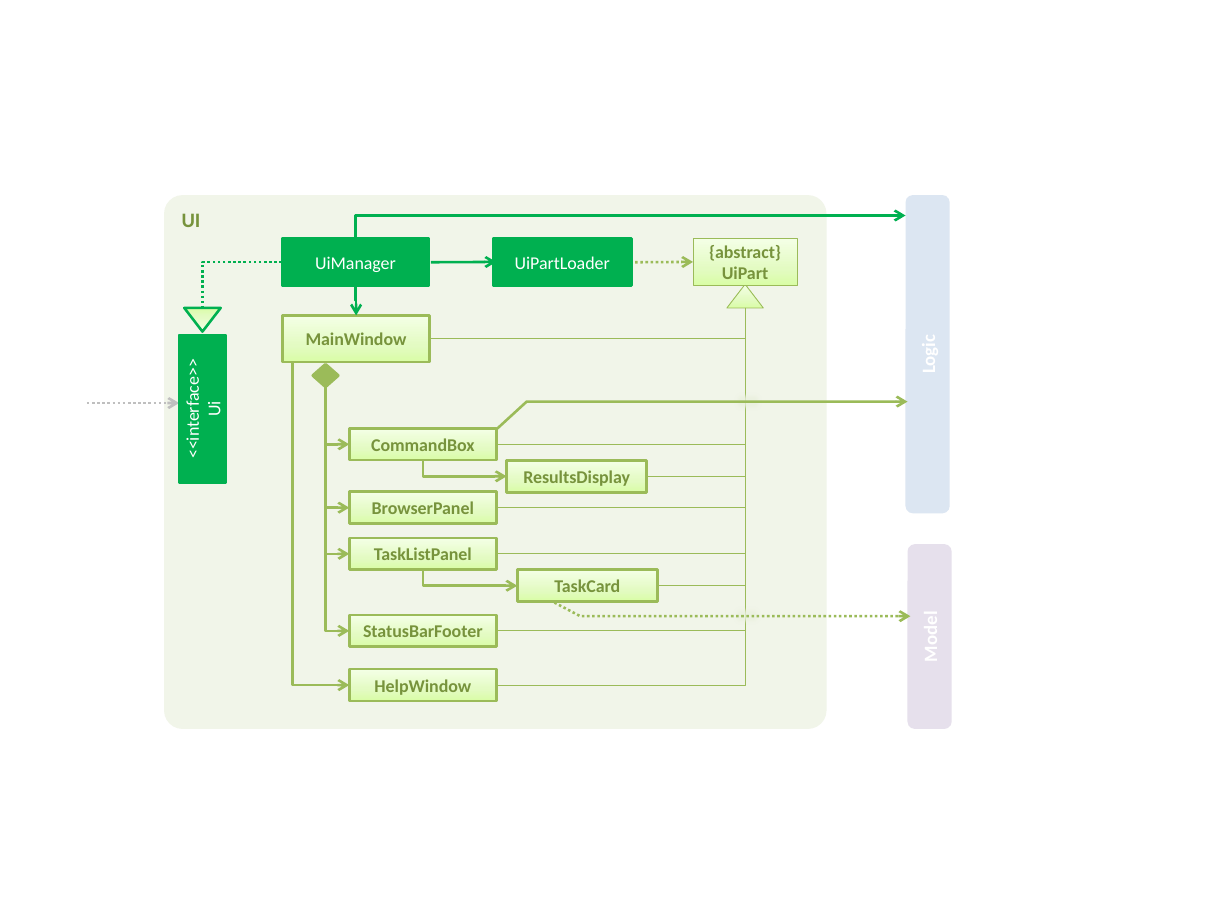
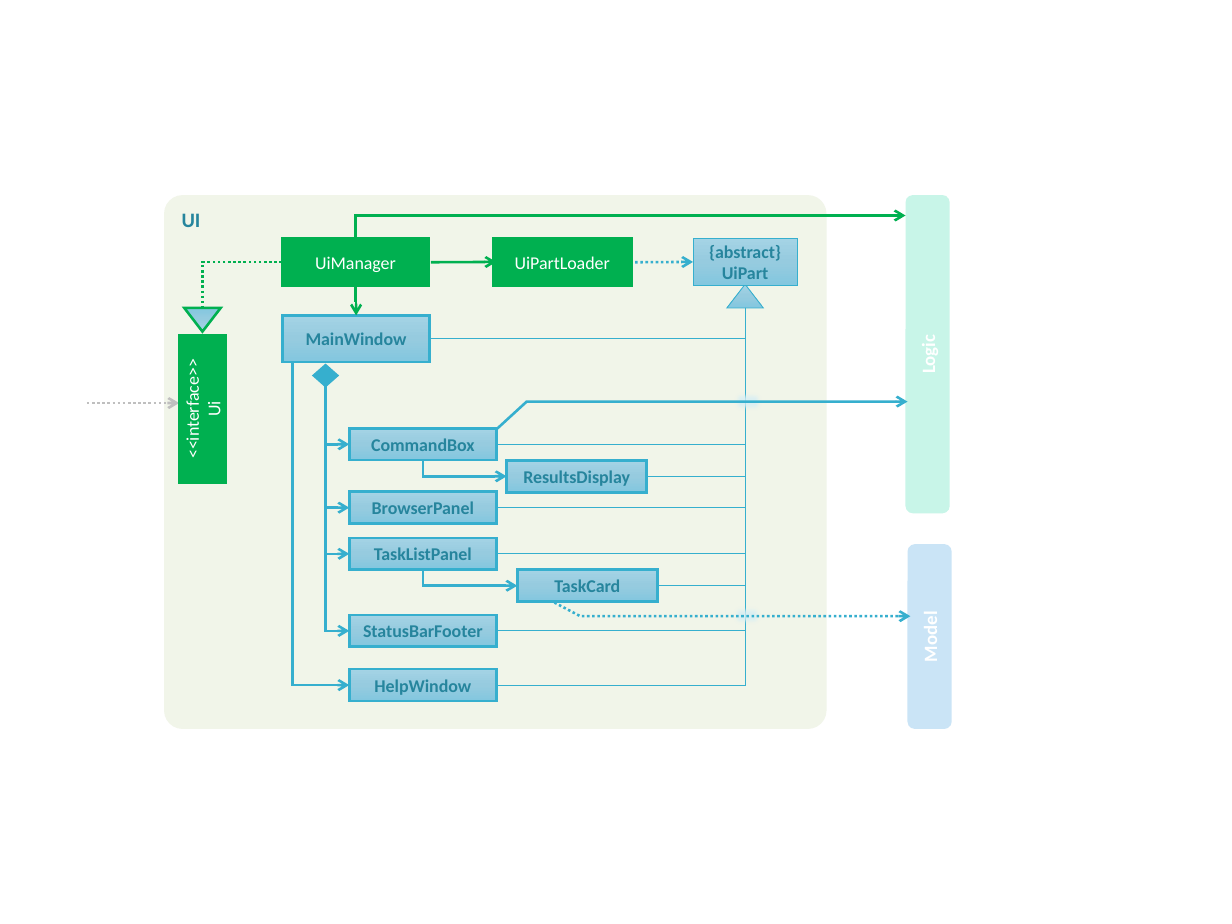
Before and after one commit to nus-cs2103-AY1617S1/addressbook-level4, a slide deck: slide 5 of docs/diagrams/Diagrams.pptx (slide 4 before the commit). Drawn at 1232x924 pixels with LibreOffice and Linux fonts; fonts in the diff are those of the drawing. Boxes give left, top, right and bottom in pixels: in the first picture for what was removed or moved away, otherwise in the second. Text is boxed around its words. In the diff, an @@ line names an element or a change of style, - is before the commit and + after.

```diff
--- a/docs/diagrams/Diagrams.pptx
+++ b/docs/diagrams/Diagrams.pptx
@@ rounded rectangle "UI" at [164,195,827,728]: text colour #77933C to #26859D @@
@@ rounded rectangle at [906,196,950,514]: fill #DCE6F2 to #C8F5E8 @@
@@ rectangle "{abstract} UiPart" at [694,239,797,286]: text colour #77933C to #26859D; fill gradient #DAFDA7 to #E4FCC2 to #F5FFE7 to gradient #A5D4E5 to #97CCE0 to #83C7DF; outline #9BBB59 0.5 pt to #36AFCE 0.5 pt @@
@@ arrow (636, 262) - (694, 262): stroke #9BBB59 1.5 pt dashed to #36AFCE 1.5 pt dashed @@
@@ triangle at [727,285,764,308]: fill gradient #DAFDA7 to #E4FCC2 to #F5FFE7 to gradient #A5D4E5 to #97CCE0 to #83C7DF; outline #9BBB59 0.5 pt to #36AFCE 0.5 pt @@
@@ triangle at [185,308,222,331]: fill gradient #DAFDA7 to #E4FCC2 to #F5FFE7 to gradient #A5D4E5 to #97CCE0 to #83C7DF @@
@@ elbow line (430, 339) - (745, 308): stroke #9BBB59 0.5 pt to #36AFCE 0.5 pt @@
@@ elbow line (745, 308) - (496, 508): stroke #9BBB59 0.5 pt to #36AFCE 0.5 pt @@
@@ elbow line (745, 308) - (496, 631): stroke #9BBB59 0.5 pt to #36AFCE 0.5 pt @@
@@ elbow line (745, 308) - (496, 685): stroke #9BBB59 0.5 pt to #36AFCE 0.5 pt @@
@@ elbow line (745, 308) - (496, 445): stroke #9BBB59 0.5 pt to #36AFCE 0.5 pt @@
@@ elbow line (745, 308) - (496, 554): stroke #9BBB59 0.5 pt to #36AFCE 0.5 pt @@
@@ elbow line (647, 477) - (745, 308): stroke #9BBB59 0.5 pt to #36AFCE 0.5 pt @@
@@ elbow line (745, 308) - (658, 585): stroke #9BBB59 0.5 pt to #36AFCE 0.5 pt @@
@@ elbow arrow (293, 362) - (350, 685): stroke #9BBB59 1.5 pt to #36AFCE 1.5 pt @@
@@ diamond at [313,365,338,387]: fill #9BBB59 to #36AFCE; outline #9BBB59 2 pt to #36AFCE 1 pt @@
@@ elbow arrow (325, 387) - (350, 445): stroke #9BBB59 1.5 pt to #36AFCE 1.5 pt @@
@@ elbow arrow (325, 387) - (350, 508): stroke #9BBB59 1.5 pt to #36AFCE 1.5 pt @@
@@ elbow arrow (325, 387) - (350, 554): stroke #9BBB59 1.5 pt to #36AFCE 1.5 pt @@
@@ elbow arrow (325, 387) - (350, 631): stroke #9BBB59 1.5 pt to #36AFCE 1.5 pt @@
@@ freeform shape at [496,402,907,429]: outline #9BBB59 1.5 pt to #36AFCE 1.5 pt @@
@@ rectangle at [732,391,763,413]: fill #EBF1DE at 80% opacity to #D7EFF5 at 80% opacity @@
@@ elbow arrow (423, 461) - (506, 477): stroke #9BBB59 1.5 pt to #36AFCE 1.5 pt @@
@@ text colour #77933C to #26859D; fill gradient #DAFDA7 to #E4FCC2 to #F5FFE7 to gradient #A5D4E5 to #97CCE0 to #83C7DF; outline #9BBB59 1.5 pt to #36AFCE 1.5 pt in 8 elements at [282,315,430,362], [350,429,498,461], [350,492,498,524], [350,615,498,647], [350,538,498,570], [517,569,658,601], [350,669,498,701], [506,461,647,493] @@
@@ elbow arrow (423, 569) - (517, 585): stroke #9BBB59 1.5 pt to #36AFCE 1.5 pt @@
@@ rounded rectangle at [908,545,952,729]: fill #E6E0EC to #CAE4F6 @@
@@ freeform shape at [554,602,910,616]: outline #9BBB59 1.5 pt dashed to #36AFCE 1.5 pt dashed @@
@@ rectangle at [732,605,763,627]: fill #EBF1DE at 80% opacity to #D7EFF5 at 80% opacity @@
```
Also in this commit, not shown: 7 other slides changed, 1 slide added, 20 other files.
